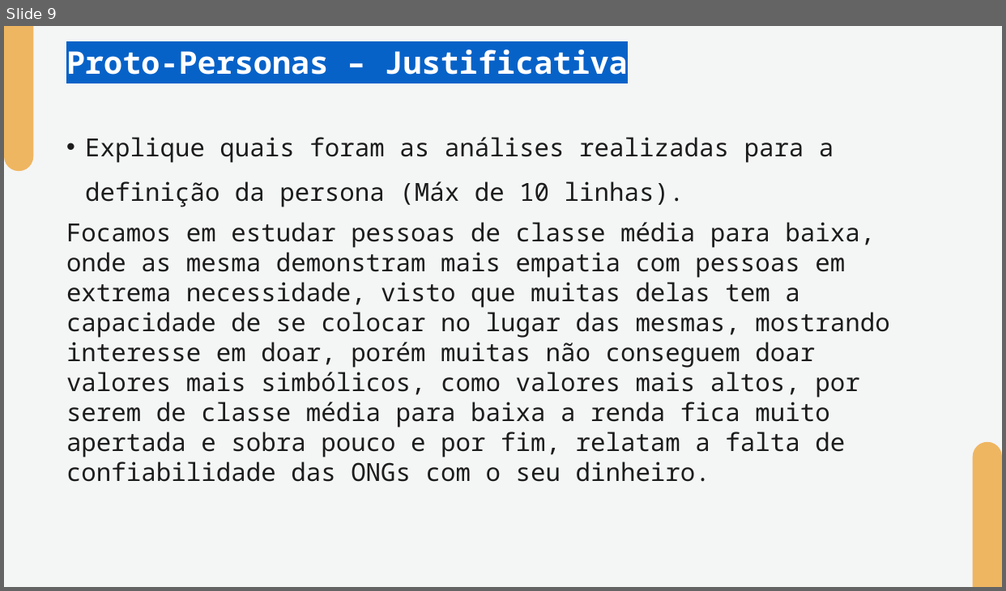
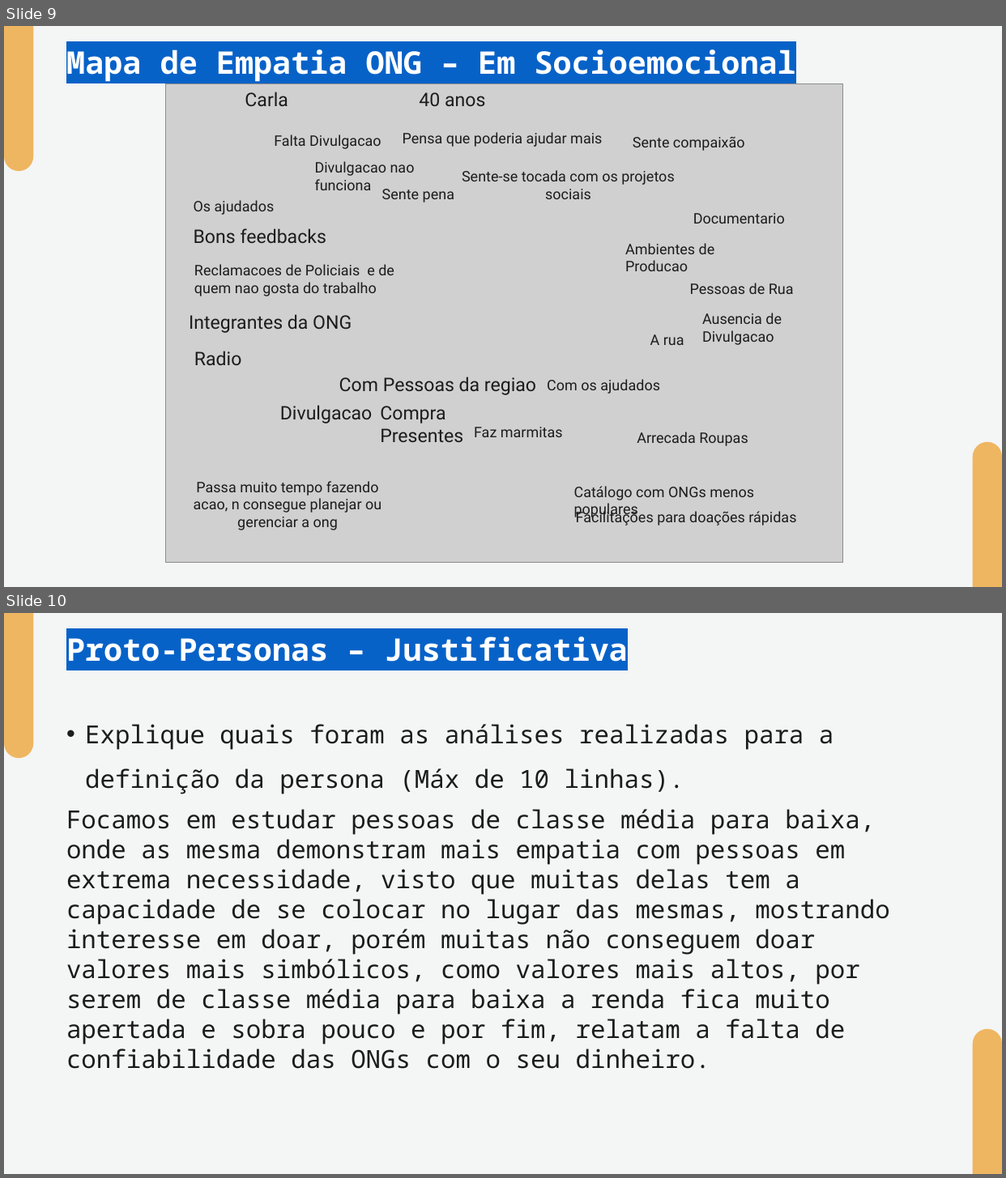
Before and after one commit to apires-roberta/bp, a slide deck: Sprint 1 - Entregavel de PI - Design de Interação.pptx. Shown one above the other, each under a label of ours: slide 9 before the commit, slides 9 and 10 after it. The pictures are 1006x591 and 1006x1178 pixels, drawn with LibreOffice and Linux fonts; fonts in the diff are those of the drawing; grey boxes stand for pictures. Boxes give left, top, right and bottom in pixels: in the first picture for what was removed or moved away, otherwise in the second. Text is boxed around its words. In the diff, an @@ line names an element or a change of style, - is before the commit and + after.

Commit message:
Add mapa de empatia ONG

```diff
--- a/Sprint 1 - Entregavel de PI - Design de Interação.pptx
+++ b/Sprint 1 - Entregavel de PI - Design de Interação.pptx
@@ slide 9 added at box(4, 26, 1002, 587), background #F4F5F5; not listed: 2 template elements that a slide beside it also shows @@
@@ title added at box(66, 49, 796, 82), 30 pt, text #FFFFFF, bold @@
+Mapa de Empatia ONG – Em Socioemocional
@@ picture added at box(166, 84, 842, 563) @@
@@ text added at box(245, 92, 288, 106), 18 pt, text #1C1C1C @@
+Carla
@@ text added at box(419, 92, 485, 106), 18 pt, text #1C1C1C @@
+40 anos
@@ text added at box(274, 135, 381, 149), 14 pt, text #1C1C1C @@
+Falta Divulgacao
@@ text added at box(403, 132, 602, 147), 14 pt, text #1C1C1C @@
+Pensa que poderia ajudar mais
@@ text added at box(633, 137, 745, 151), 14 pt, text #1C1C1C @@
+Sente compaixão
@@ text added at box(315, 161, 415, 190), 14 pt, text #1C1C1C @@
+Divulgacao nao funciona
@@ text added at box(462, 170, 674, 199), 14 pt, text #1C1C1C @@
+Sente-se tocada com os projetos sociais
@@ text added at box(382, 189, 454, 203), 14 pt, text #1C1C1C @@
+Sente pena
@@ text added at box(194, 200, 275, 215), 14 pt, text #1C1C1C @@
+Os ajudados
@@ text added at box(693, 213, 785, 224), 14 pt, text #1C1C1C @@
+Documentario
@@ text added at box(194, 228, 326, 243), 18 pt, text #1C1C1C @@
+Bons feedbacks
@@ text added at box(625, 243, 715, 271), 14 pt, text #1C1C1C @@
+Ambientes de Producao
@@ text added at box(194, 264, 394, 297), 14 pt, text #1C1C1C @@
+Reclamacoes de Policiais e de quem nao gosta do trabalho
@@ text added at box(690, 283, 794, 294), 14 pt, text #1C1C1C @@
+Pessoas de Rua
@@ text added at box(189, 314, 351, 333), 18 pt, text #1C1C1C @@
+Integrantes da ONG
@@ text added at box(702, 313, 782, 345), 14 pt, text #1C1C1C @@
+Ausencia de Divulgacao
@@ text added at box(650, 335, 684, 345), 14 pt, text #1C1C1C @@
+A rua
@@ text added at box(194, 351, 242, 365), 18 pt, text #1C1C1C @@
+Radio
@@ text added at box(339, 377, 536, 395), 18 pt, text #1C1C1C @@
+Com Pessoas da regiao
@@ text added at box(547, 379, 660, 394), 14 pt, text #1C1C1C @@
+Com os ajudados
@@ text added at box(280, 405, 373, 424), 18 pt, text #1C1C1C @@
+Divulgacao
@@ text added at box(380, 406, 463, 442), 18 pt, text #1C1C1C @@
+Compra Presentes
@@ text added at box(474, 427, 563, 437), 14 pt, text #1C1C1C @@
+Faz marmitas
@@ text added at box(637, 432, 748, 446), 14 pt, text #1C1C1C @@
+Arrecada Roupas
@@ text added at box(194, 481, 381, 531), 14 pt, text #1C1C1C @@
+Passa muito tempo fazendo acao, n consegue planejar ou gerenciar a ong
@@ text added at box(574, 486, 754, 519), 14 pt, text #1C1C1C @@
+Catálogo com ONGs menos populares
@@ text added at box(576, 509, 796, 526), 14 pt, text #1C1C1C @@
+Facilitações para doações rápidas
@@ what was slide 9 is now slide 10 @@
```
Also in this commit, not shown: 2 slides changed.
